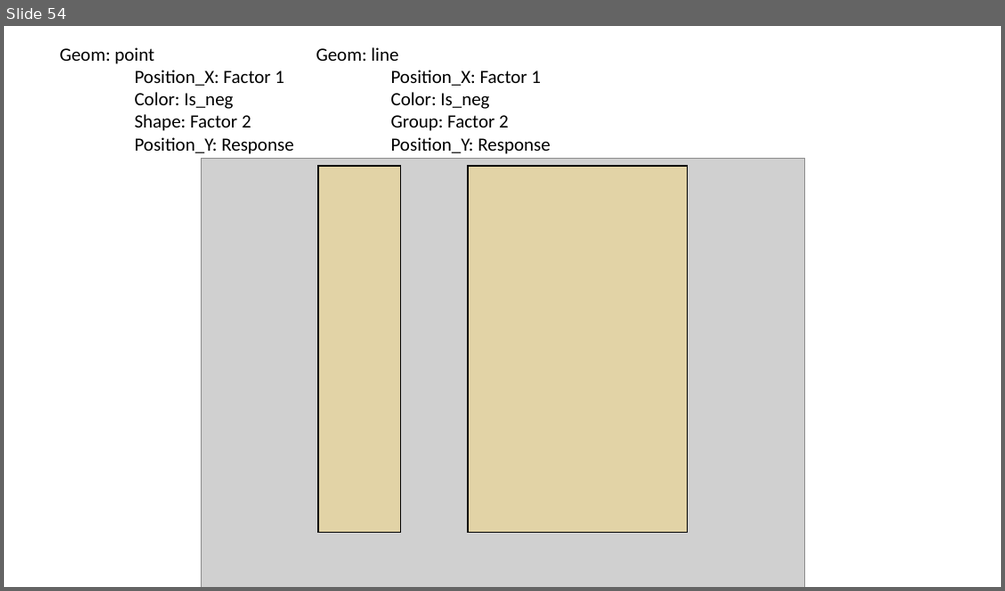
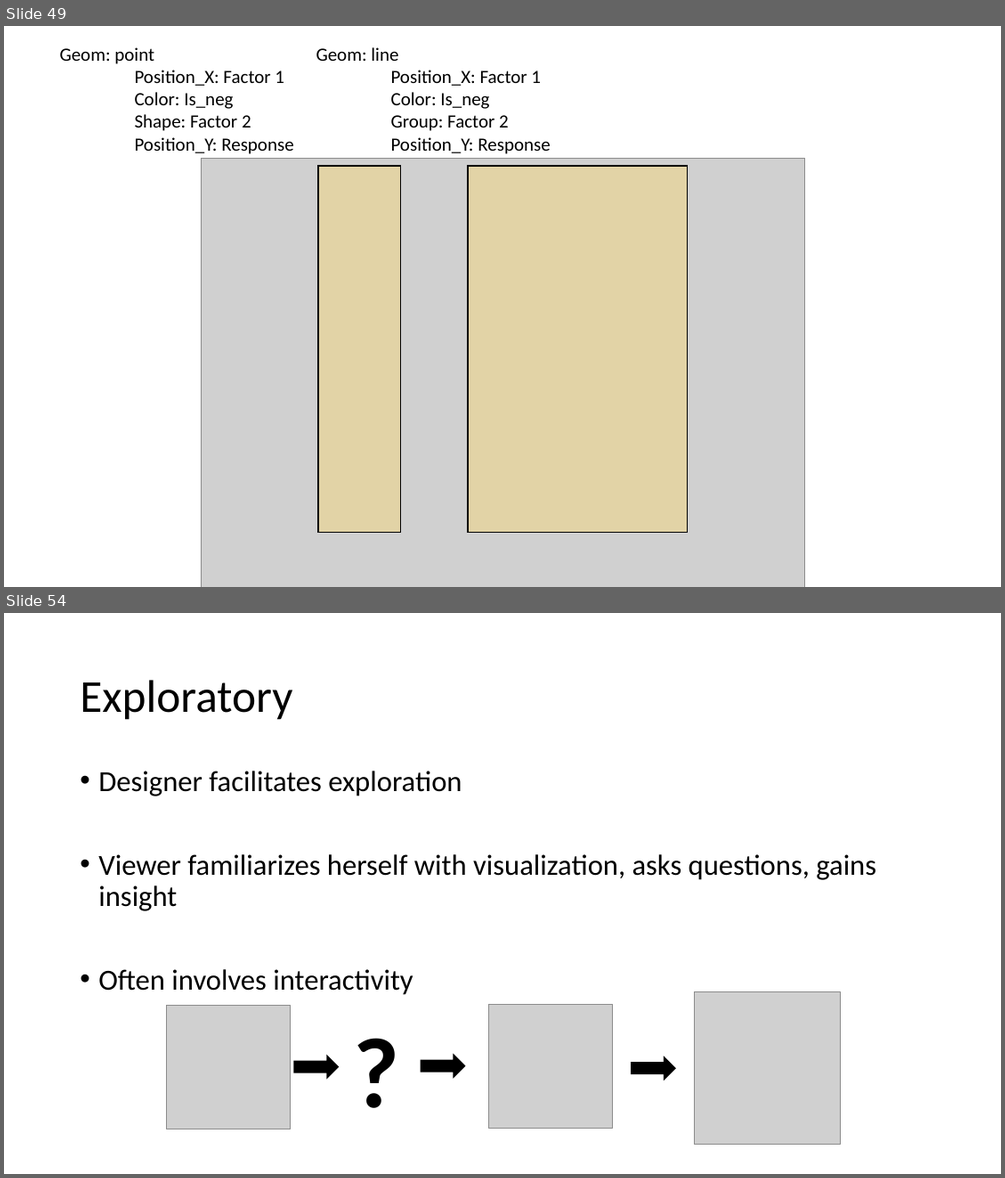
Before and after one commit to WSU-DataScience/SDSS19-dataviz-workshop, a slide deck: slides/Visualization theory and principles.pptx. Shown one above the other, each under a label of ours: slide 54 before the commit, slides 49 and 54 after it; the slides between them are not shown. The pictures are 1005x591 and 1005x1178 pixels, drawn with LibreOffice and Linux fonts; fonts in the diff are those of the drawing; grey boxes stand for pictures. Boxes give left, top, right and bottom in pixels: in the first picture for what was removed or moved away, otherwise in the second. Text is boxed around its words. In the diff, an @@ line names an element or a change of style, - is before the commit and + after.

```diff
--- a/slides/Visualization theory and principles.pptx
+++ b/slides/Visualization theory and principles.pptx
@@ slide 54 added at bbox=[4, 613, 1001, 1174], background #FFFFFF @@
@@ title added at bbox=[80, 680, 292, 720], 44 pt, text #000000 @@
+Exploratory
@@ text added at bbox=[98, 771, 876, 995], 28 pt, text #000000 @@
+• Designer facilitates exploration
+• Viewer familiarizes herself with visualization, asks questions, gains insight
+• Often involves interactivity
@@ picture added at bbox=[166, 1005, 291, 1129] @@
@@ text added at bbox=[347, 1004, 409, 1133], 96 pt, text #000000, bold @@
+?
@@ picture added at bbox=[488, 1004, 613, 1128] @@
@@ picture added at bbox=[695, 992, 841, 1144] @@
@@ right arrow added at bbox=[293, 1054, 339, 1078], fill #000000 @@
@@ right arrow added at bbox=[421, 1054, 466, 1078], fill #000000 @@
@@ right arrow added at bbox=[631, 1055, 676, 1080], fill #000000 @@
@@ what was slide 54 is now slide 49 @@
```
Also in this commit, not shown: 3 slides changed, 8 other slides added, 20 slides removed, 5 other files.
